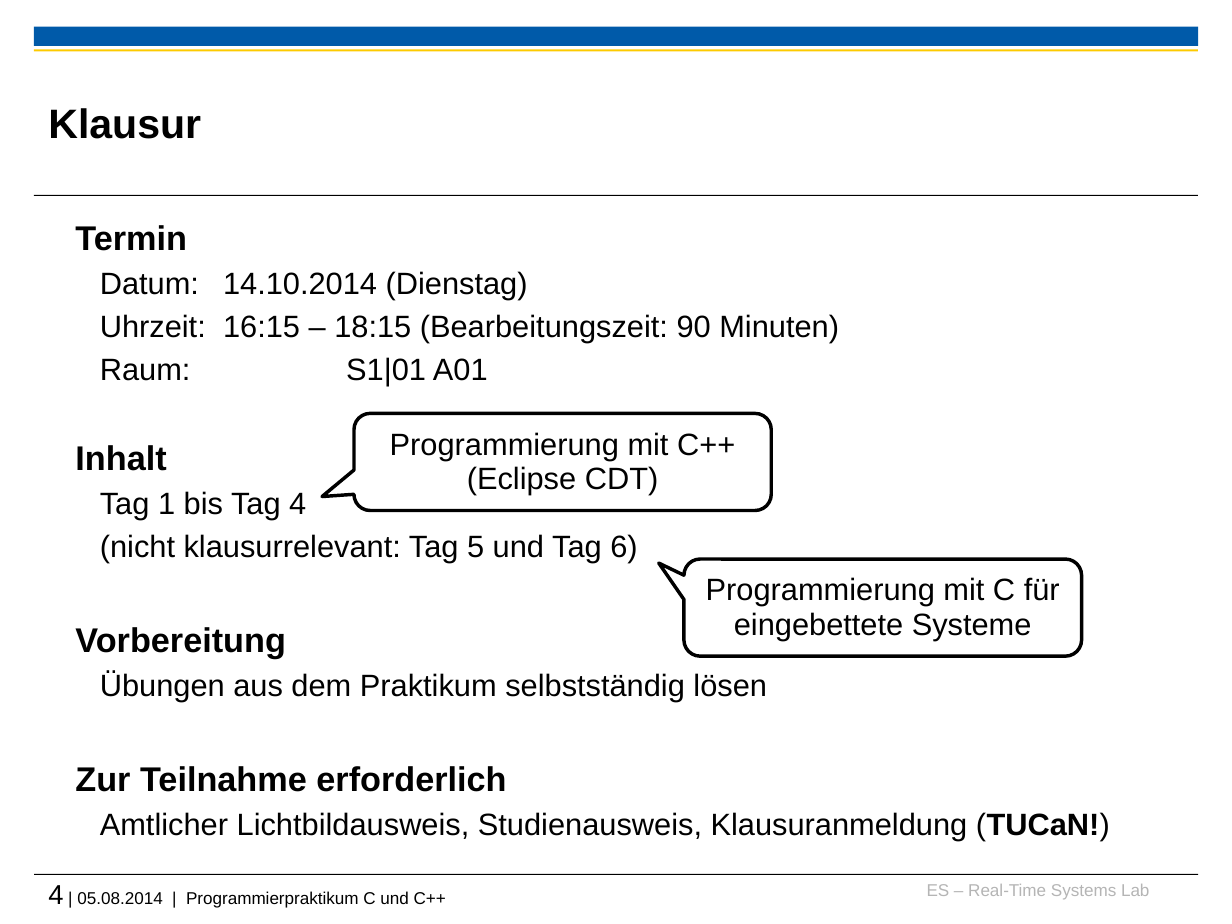
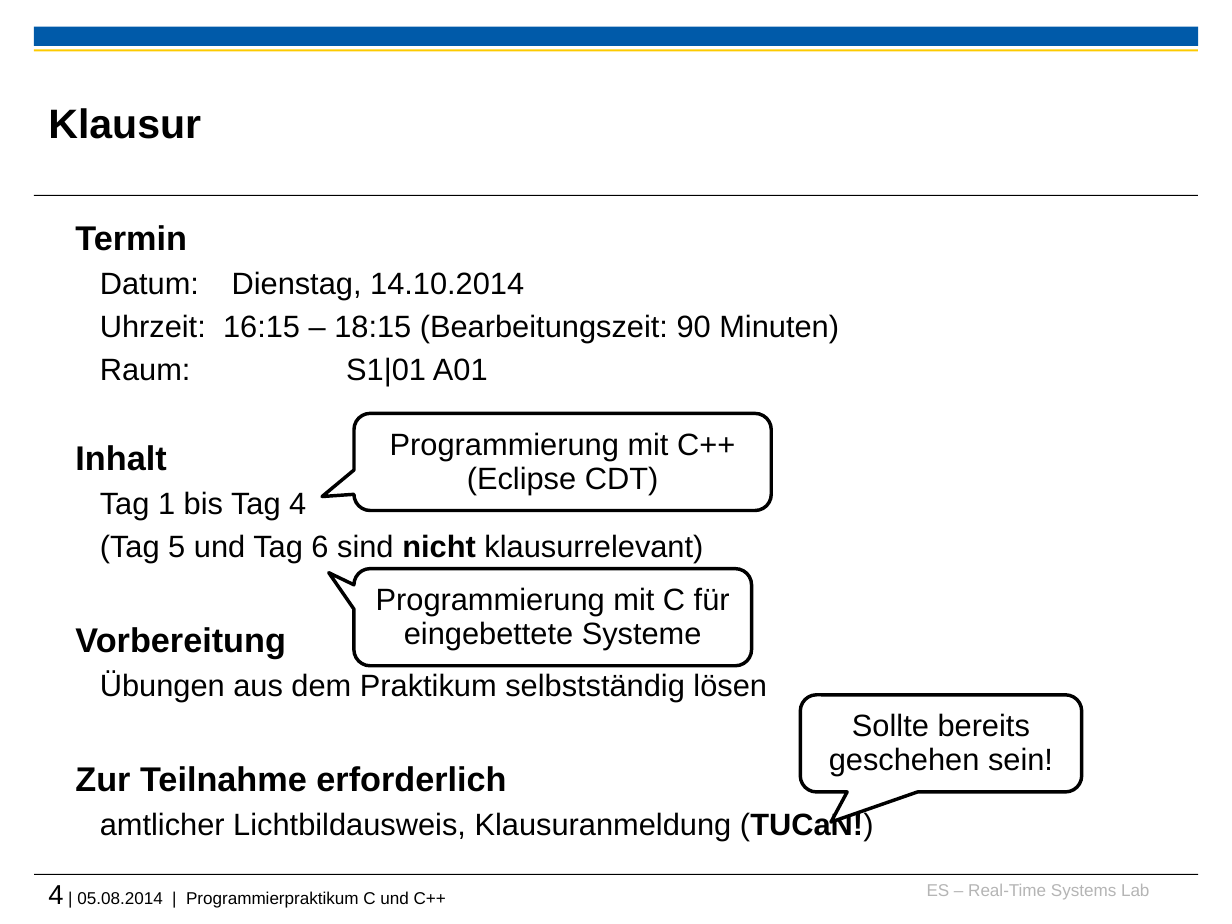
Before and after one commit to h82k/tud-cppp, a slide deck: slide 4 of Vorlesung/0 Organisatorisches.pptx. Drawn at 1232x924 pixels with LibreOffice and Linux fonts; fonts in the diff are those of the drawing; background and template pictures are left out. Boxes give left, top, right and bottom in pixels: in the first picture for what was removed or moved away, otherwise in the second. Text is boxed around its words. In the diff, an @@ line names an element or a change of style, - is before the commit and + after.

```diff
--- a/Vorlesung/0 Organisatorisches.pptx
+++ b/Vorlesung/0 Organisatorisches.pptx
@@ text at [100, 271, 524, 299]: text changed @@
-  Datum: 14.10.2014 (Dienstag)
+  Datum: Dienstag, 14.10.2014
@@ text at [100, 534, 703, 563]: text changed @@
-  (nicht klausurrelevant: Tag 5 und Tag 6)
+  (Tag 5 und Tag 6 sind nicht klausurrelevant)
@@ rounded speech box "Programmierung mit C für eingebettete ...": place and size @@
-rounded speech box "Programmierung mit C für eingebettete ..." at [684, 559, 1082, 657]
+rounded speech box "Programmierung mit C für eingebettete ..." at [354, 569, 752, 667]
@@ rounded speech box added at [801, 695, 1082, 792], fill #FFFFFF, outline #000000 2 pt, 18 pt, text #000000 @@
+Sollte bereits geschehen sein!
@@ text at [100, 811, 874, 841]: text changed @@
-  Amtlicher Lichtbildausweis, Studienausweis, Klausuranmeldung (TUCaN!)
+  amtlicher Lichtbildausweis, Klausuranmeldung (TUCaN!)
```
Also in this commit, not shown: 5 other slides changed, 2 other files.
